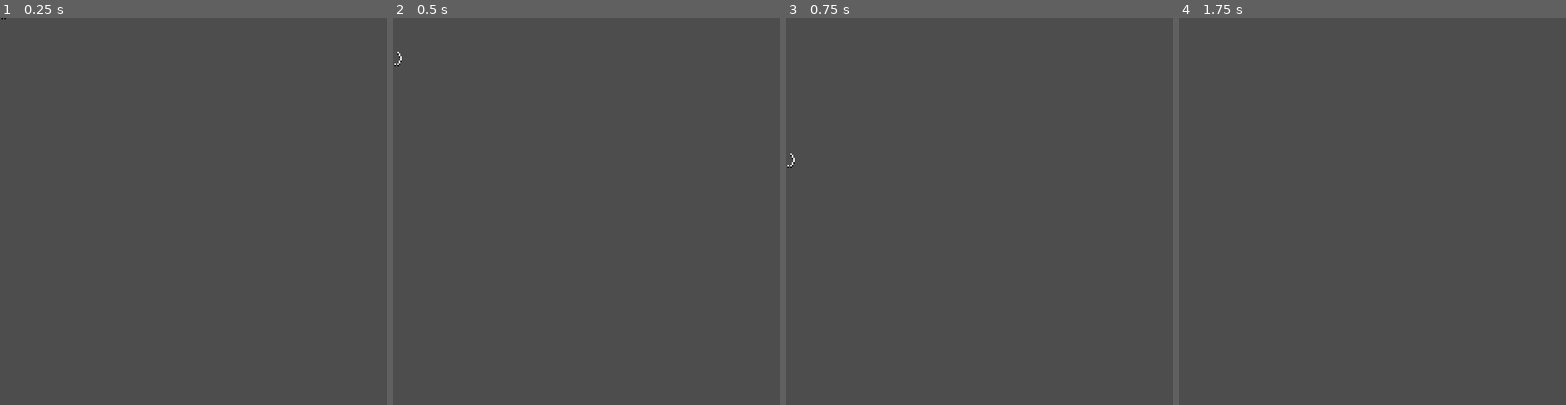
Above: before the commit, frames 1-4 (left to right).
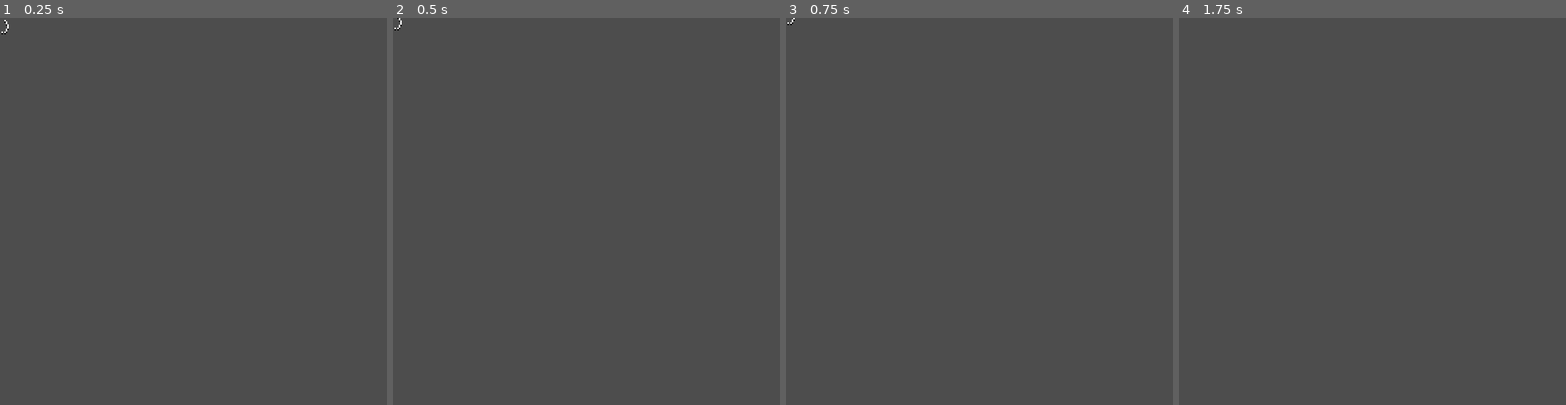
Above: after the commit, the same moments.

Repository: sjerpsthomas/job-hunter
Game: Godot game, scene res://core/card_sequence/card_sequence_text.tscn
Same seed, same stepped clock (60 frames per second), same inputs: the game is played once before the commit and once after it. This scene is started directly instead of the project's main scene.
Inputs (mouse positions are in pixels of both pictures, inside the frame that each line leads up to):
- Up to frame 1 (0.25 s): no input
- Up to frame 2 (0.5 s): no input
- Up to frame 3 (0.75 s): tap Enter (ui_execute) at 0.5 s; move the mouse to (1064, 192) at 0.52 s; hold Right (ui_right) from 0.53 s (still down); hold Enter (ui_execute) from 0.53 s (still down); click (1064, 192) at 0.67 s
- Up to frame 4 (1.75 s): tap Space (ui_accept) at 0.77, 1.25, 1.52 s; move the mouse to (1295, 230) at 1.27 s; release Right (ui_right) at 1.28 s; release Enter (ui_execute) at 1.28 s; hold Left (ui_left) from 1.28 s (still down); click (1295, 230) at 1.35 s; tap Enter (ui_execute) at 1.55 s

The runs differ from the first frame. In frame 1, less than 0.1% of the frame differs, in the area x 0-3%, y 0-5%; in frame 2, less than 0.1%, in the area x 0-3%, y 0-13%; in frame 3, less than 0.1%; in frame 4, nothing differs.

Commit message:
Add text animation, tweak timing

Diff:
--- a/core/card_sequence/card_sequence_text.gd
+++ b/core/card_sequence/card_sequence_text.gd
@@ -1,17 +1,15 @@
-extends Label
+extends Node2D
 
-
-var velocity := -5.0
+var text: String:
+	set(new_text):
+		$Label.text = new_text
 
 
 func _ready() -> void:
-	rotation_degrees = randf_range(-5, 5)
+	$AnimationPlayer.play("animation")
+	$AnimationPlayer.animation_finished.connect(_on_animation_finished)
 
 
-func _process(delta: float) -> void:
-	velocity += delta * 30
-
-	position.y += velocity
-
-	if position.y > 1000:
-		queue_free()
+func _on_animation_finished(anim_name: String) -> void:
+	print(anim_name)
+	queue_free()
--- a/core/card_sequence/card_sequence_text.tscn
+++ b/core/card_sequence/card_sequence_text.tscn
@@ -1,14 +1,125 @@
-[gd_scene load_steps=2 format=3 uid="uid://4oryos16xxta"]
+[gd_scene load_steps=5 format=3 uid="uid://4oryos16xxta"]
 
-[ext_resource type="Script" uid="uid://lhf76txp2kms" path="res://core/card_sequence/card_sequence_text.gd" id="1_7s1qj"]
+[ext_resource type="Script" uid="uid://cx768a4i0x4yc" path="res://core/card_sequence/card_sequence_text.gd" id="1_7s1qj"]
 
-[node name="CardSequenceText" type="Label"]
+[sub_resource type="Animation" id="Animation_qd60t"]
+resource_name = "animation"
+length = 1.2
+tracks/0/type = "bezier"
+tracks/0/imported = false
+tracks/0/enabled = true
+tracks/0/path = NodePath(".:position:y")
+tracks/0/interp = 1
+tracks/0/loop_wrap = true
+tracks/0/keys = {
+"handle_modes": PackedInt32Array(0, 0),
+"points": PackedFloat32Array(-30, -0.25, 0, 0.36666667, -0.29621506, -64, -0.36666667, -0.13204956, 0, 0),
+"times": PackedFloat32Array(0, 1.2)
+}
+tracks/1/type = "bezier"
+tracks/1/imported = false
+tracks/1/enabled = true
+tracks/1/path = NodePath(".:scale:x")
+tracks/1/interp = 1
+tracks/1/loop_wrap = true
+tracks/1/keys = {
+"handle_modes": PackedInt32Array(2, 2),
+"points": PackedFloat32Array(0.7, 0, 0, 0.033333335, 0.00010710955, 1, -0.01666667, 0, 0, 0),
+"times": PackedFloat32Array(0, 0.10000001)
+}
+tracks/2/type = "bezier"
+tracks/2/imported = false
+tracks/2/enabled = true
+tracks/2/path = NodePath(".:scale:y")
+tracks/2/interp = 1
+tracks/2/loop_wrap = true
+tracks/2/keys = {
+"handle_modes": PackedInt32Array(2, 2),
+"points": PackedFloat32Array(0.7, 0, 0, 0.033333335, 0.00010710955, 1, -0.01666667, 0, 0, 0),
+"times": PackedFloat32Array(0, 0.10000001)
+}
+tracks/3/type = "bezier"
+tracks/3/imported = false
+tracks/3/enabled = true
+tracks/3/path = NodePath(".:modulate:a")
+tracks/3/interp = 1
+tracks/3/loop_wrap = true
+tracks/3/keys = {
+"handle_modes": PackedInt32Array(2, 0, 0, 0),
+"points": PackedFloat32Array(0, 0, 0, 0.083333336, 0.16666667, 1, -0.008348977, 0, 0.07498436, 0, 1, -0.008348977, 0, 0.07498436, 0, 0, -0.083333336, 0, 0, 0),
+"times": PackedFloat32Array(0, 0.06666667, 0.8666667, 1.0333333)
+}
+
+[sub_resource type="Animation" id="Animation_7s1qj"]
+length = 0.001
+tracks/0/type = "bezier"
+tracks/0/imported = false
+tracks/0/enabled = true
+tracks/0/path = NodePath(".:position:y")
+tracks/0/interp = 1
+tracks/0/loop_wrap = true
+tracks/0/keys = {
+"handle_modes": PackedInt32Array(0),
+"points": PackedFloat32Array(-50, -0.25, 0, 0.25, 0),
+"times": PackedFloat32Array(0)
+}
+tracks/1/type = "bezier"
+tracks/1/imported = false
+tracks/1/enabled = true
+tracks/1/path = NodePath(".:scale:x")
+tracks/1/interp = 1
+tracks/1/loop_wrap = true
+tracks/1/keys = {
+"handle_modes": PackedInt32Array(0),
+"points": PackedFloat32Array(1, -0.25, 0, 0.25, 0),
+"times": PackedFloat32Array(0)
+}
+tracks/2/type = "bezier"
+tracks/2/imported = false
+tracks/2/enabled = true
+tracks/2/path = NodePath(".:scale:y")
+tracks/2/interp = 1
+tracks/2/loop_wrap = true
+tracks/2/keys = {
+"handle_modes": PackedInt32Array(0),
+"points": PackedFloat32Array(1, -0.25, 0, 0.25, 0),
+"times": PackedFloat32Array(0)
+}
+tracks/3/type = "bezier"
+tracks/3/imported = false
+tracks/3/enabled = true
+tracks/3/path = NodePath(".:modulate:a")
+tracks/3/interp = 1
+tracks/3/loop_wrap = true
+tracks/3/keys = {
+"handle_modes": PackedInt32Array(0),
+"points": PackedFloat32Array(0, -0.25, 0, 0.25, 0),
+"times": PackedFloat32Array(0)
+}
+
+[sub_resource type="AnimationLibrary" id="AnimationLibrary_7s1qj"]
+_data = {
+&"RESET": SubResource("Animation_7s1qj"),
+&"animation": SubResource("Animation_qd60t")
+}
+
+[node name="CardSequenceText" type="Node2D"]
+script = ExtResource("1_7s1qj")
+
+[node name="AnimationPlayer" type="AnimationPlayer" parent="."]
+root_node = NodePath("../Label")
+libraries = {
+&"": SubResource("AnimationLibrary_7s1qj")
+}
+
+[node name="Label" type="Label" parent="."]
+modulate = Color(1, 1, 1, 0)
 texture_filter = 1
-offset_left = -500.0
+offset_left = -400.0
 offset_top = -50.0
-offset_right = 500.0
+offset_right = 400.0
 offset_bottom = 50.0
-pivot_offset = Vector2(500, 50)
+pivot_offset = Vector2(400, 50)
 theme_override_colors/font_shadow_color = Color(0, 0, 0, 1)
 theme_override_constants/shadow_offset_x = 0
 theme_override_constants/shadow_offset_y = 3
@@ -18,4 +129,3 @@
 horizontal_alignment = 1
 vertical_alignment = 1
 autowrap_mode = 1
-script = ExtResource("1_7s1qj")
--- a/screen/main/card_sequence_texts.gd
+++ b/screen/main/card_sequence_texts.gd
@@ -4,5 +4,5 @@
 func spawn_text(text_str: String) -> void:
 	var text = preload("res://core/card_sequence/card_sequence_text.tscn").instantiate()
 
+	add_child(text)
 	text.text = text_str
-	add_child(text)
--- a/screen/main/main_screen.gd
+++ b/screen/main/main_screen.gd
@@ -49,11 +49,14 @@
 
 
 func execute_card_sequence(items: Array[PortfolioItemsCollection.PortfolioItem]) -> void:
+	const SHORT := 1.0
+	const LONG := 1.0
+
 	## PROLOG
 	state = State.EXECUTING
 
 	if %Cards.collapse_all():
-		await get_tree().create_timer(1).timeout
+		await get_tree().create_timer(LONG).timeout
 
 
 	## NUMBER OF CARDS SEQUENCE
@@ -63,7 +66,7 @@
 	score += card_count
 	do_shake(2 * card_count)
 
-	await get_tree().create_timer(1).timeout
+	await get_tree().create_timer(LONG).timeout
 
 
 	## LINK SEQUENCE
@@ -71,11 +74,11 @@
 	for item in items:
 		link_count += item.link_texts.size()
 
-	spawn_text(str(link_count, " ", Locale.txt('links' if link_count != 1 else "")))
+	spawn_text(str(link_count, " ", Locale.txt('links' if link_count != 1 else 'link')))
 	score += 5 * link_count
 	do_shake(3 * link_count)
 
-	await get_tree().create_timer(1).timeout
+	await get_tree().create_timer(LONG).timeout
 
 
 	## COMMON TAG SEQUENCE
@@ -92,15 +95,13 @@
 				common = false
 
 		if common and tag_count >= 2:
-			spawn_text(str(tag_count, " ", Locale.txt('common_tags_1'), " '", tag.to_upper(), "'", Locale.txt('common_tags_2'), " (", common_tag_multiplier, ")"))
+			spawn_text(str(tag_count, " ", Locale.txt('common_tags_1'), " '", tag.to_upper(), "'", Locale.txt('common_tags_2'), " (x", common_tag_multiplier, ")"))
 			do_shake(3 * 5 * tag_count * common_tag_multiplier)
 
 			score += 10 * tag_count * common_tag_multiplier
 			common_tag_multiplier += 1
 
-			await get_tree().create_timer(0.5).timeout
-
-	await get_tree().create_timer(0.5).timeout
+			await get_tree().create_timer(SHORT).timeout
 
 
 	## DUPLICATE SEQUENCE
@@ -125,12 +126,10 @@
 			score += 20 * duplicate_count * duplicate_multiplier
 			duplicate_multiplier += 1
 
-			await get_tree().create_timer(0.5).timeout
+			await get_tree().create_timer(SHORT).timeout
 
 		# Remove all duplicates
 		dup_items = dup_items.filter(func (it: PortfolioItemsCollection.PortfolioItem): return it.title != item.title)
-
-	await get_tree().create_timer(0.5).timeout
 
 
 	## EPILOG
@@ -141,11 +140,12 @@
 		state = State.NORMAL
 		%Cards.discard_and_redraw()
 
-		await get_tree().create_timer(0.5).timeout
+		await get_tree().create_timer(SHORT).timeout
 
 
 func spawn_text(text_str: String) -> void:
 	%CardSequenceTexts.spawn_text(text_str)
+	print(text_str)
 
 func do_shake(new_shake: float) -> void:
 	shake = new_shake
--- a/screen/main/main_screen.tscn
+++ b/screen/main/main_screen.tscn
@@ -233,7 +233,7 @@
 [node name="CardSequenceTexts" type="Node2D" parent="."]
 unique_name_in_owner = true
 z_index = 10
-position = Vector2(400, 170)
+position = Vector2(400, 154)
 script = ExtResource("4_yjj13")
 
 [node name="UI" type="Panel" parent="."]
Not shown, changed: core/card_sequence/card_sequence_text.gd.uid
Not shown: 2 places in screen/main/main_screen.tscn that only renumber resources
